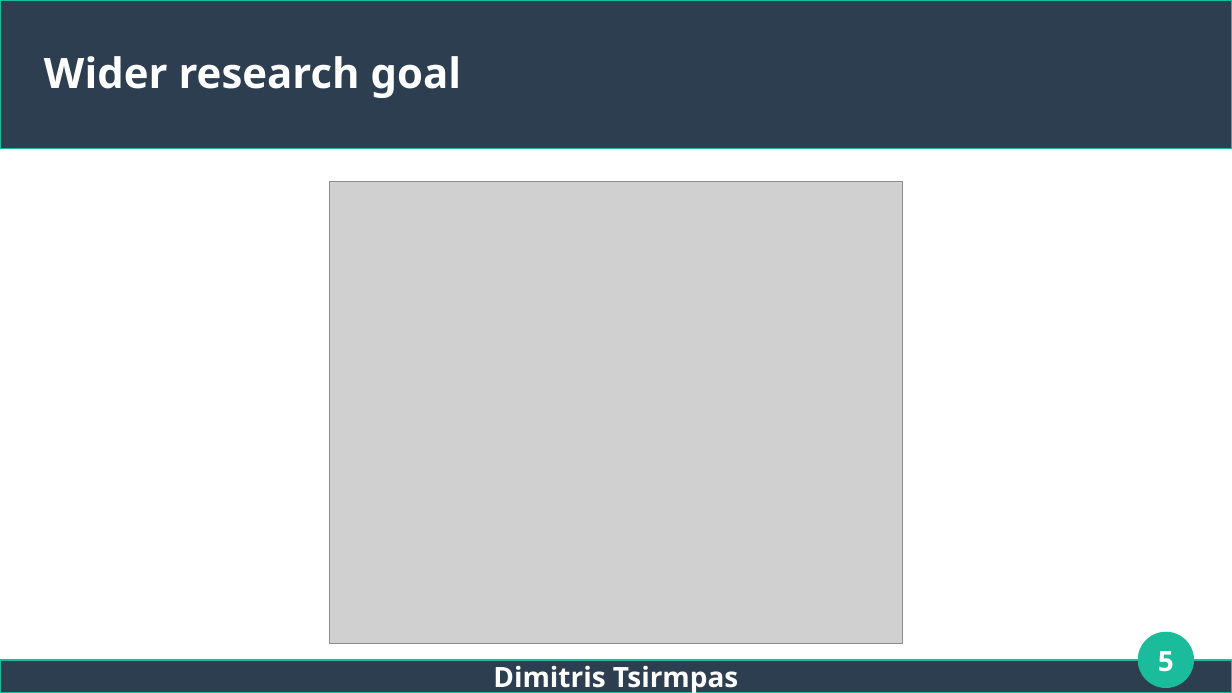
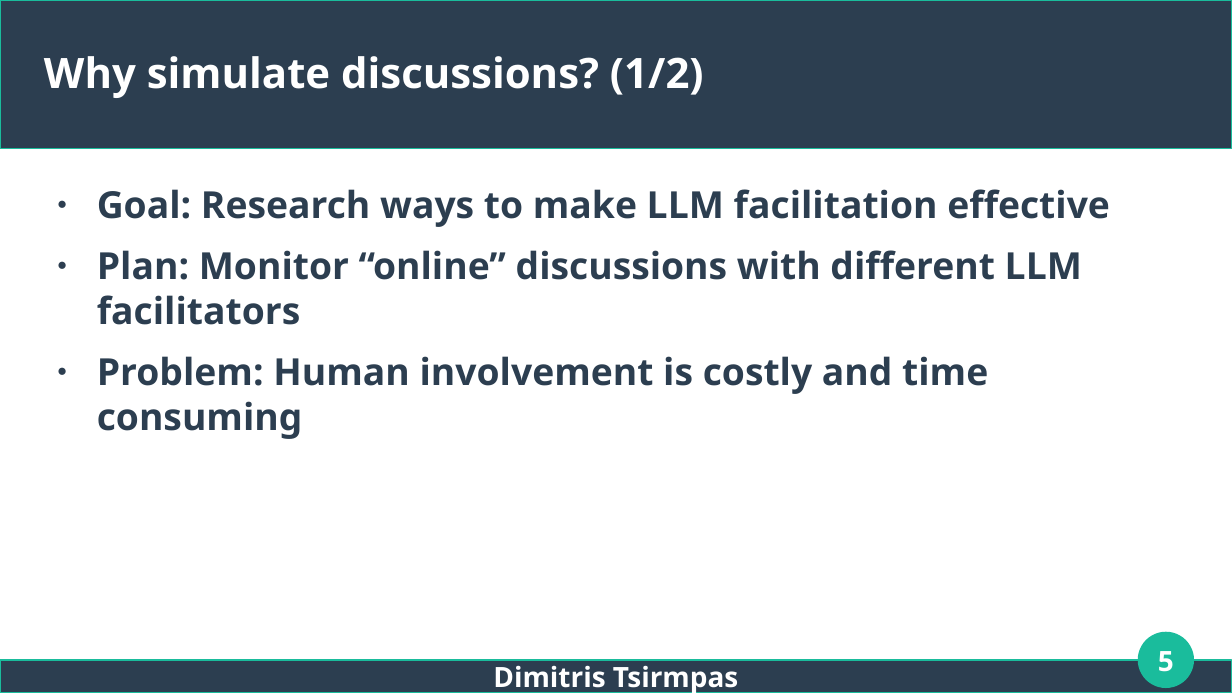
Before and after one commit to dimits-ts/llm_moderation_research, a slide deck: slide 5 of presentations/thesis.odp. Drawn at 1232x693 pixels with LibreOffice and Linux fonts; fonts in the diff are those of the drawing; grey boxes stand for pictures. Boxes give left, top, right and bottom in pixels: in the first picture for what was removed or moved away, otherwise in the second. Text is boxed around its words. In the diff, an @@ line names an element or a change of style, - is before the commit and + after.

```diff
--- a/presentations/thesis.odp
+++ b/presentations/thesis.odp
@@ title at [44, 56, 704, 98]: text changed @@
-Wider research goal
+Why simulate discussions? (1/2)
@@ text added at [97, 189, 1110, 439], 24 pt, text #2C3E50, bold @@
+● Goal: Research ways to make LLM facilitation effective
+● Plan: Monitor “online” discussions with different LLM facilitators
+● Problem: Human involvement is costly and time consuming
@@ picture removed at [330, 181, 903, 643] @@
```
Also in this commit, not shown: 6 other slides changed, 2 slides removed.
